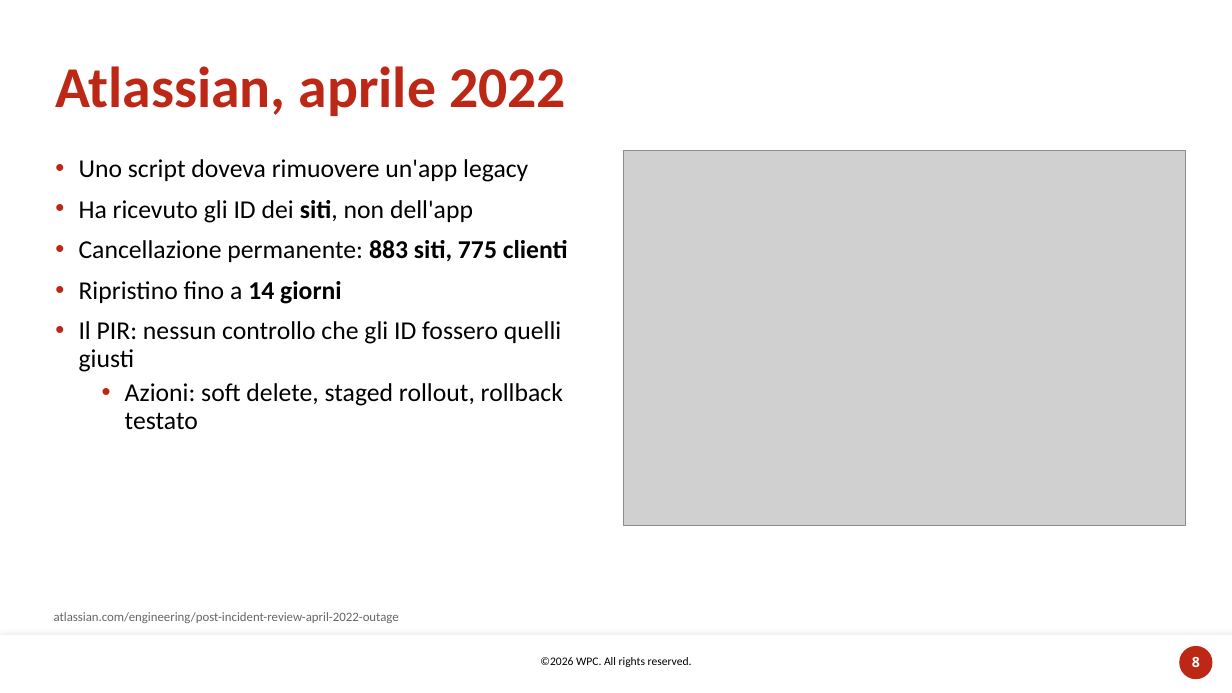
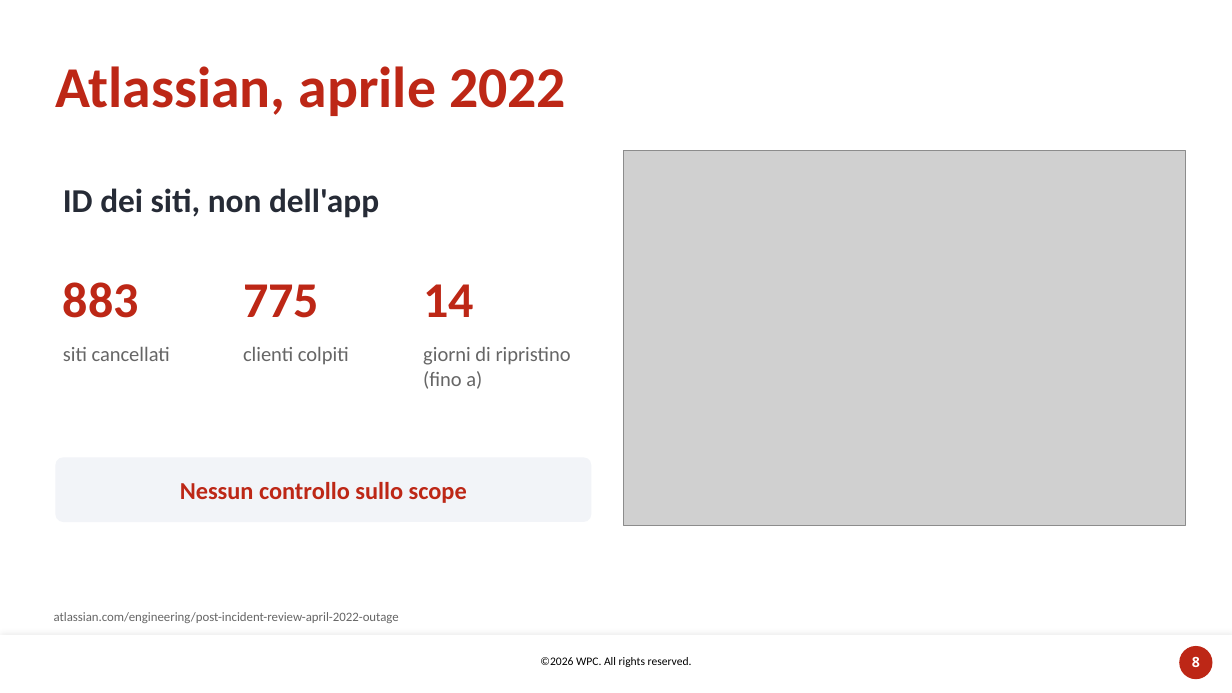
Before and after one commit to carlosacchi/wpc-2026, a slide deck: slide 8 of docs/session/out/WPC2026-Copilot-sotto-controllo.pptx. Drawn at 1232x693 pixels with LibreOffice and Linux fonts; fonts in the diff are those of the drawing; grey boxes stand for pictures; background and template pictures are left out. Boxes give left, top, right and bottom in pixels: in the first picture for what was removed or moved away, otherwise in the second. Text is boxed around its words. In the diff, an @@ line names an element or a change of style, - is before the commit and + after.

```diff
--- a/docs/session/out/WPC2026-Copilot-sotto-controllo.pptx
+++ b/docs/session/out/WPC2026-Copilot-sotto-controllo.pptx
@@ text removed at <box>79,159,568,430</box> @@
-• Uno script doveva rimuovere un'app legacy
-• Ha ricevuto gli ID dei siti, non dell'app
-• Cancellazione permanente: 883 siti, 775 clienti
-• Ripristino fino a 14 giorni
-• Il PIR: nessun controllo che gli ID fossero quelli giusti
-  • Azioni: soft delete, staged rollout, rollback testato
@@ text added at <box>63,188,379,218</box>, 26 pt, text #262B36, bold @@
+ID dei siti, non dell'app
@@ text added at <box>63,282,139,318</box>, 39 pt, text #BD2716, bold @@
+883
@@ text added at <box>243,284,319,318</box>, 39 pt, text #BD2716, bold @@
+775
@@ text added at <box>423,284,474,317</box>, 39 pt, text #BD2716, bold @@
+14
@@ text added at <box>63,347,170,361</box>, 16 pt, text #666666 @@
+siti cancellati
@@ text added at <box>243,347,349,365</box>, 16 pt, text #666666 @@
+clienti colpiti
@@ text added at <box>423,347,571,389</box>, 16 pt, text #666666 @@
+giorni di ripristino
+(fino a)
@@ rounded rectangle added at <box>55,457,592,522</box>, fill #F2F4F8, 19 pt, text #BD2716, bold @@
+Nessun controllo sullo scope
```
Also in this commit, not shown: 12 other slides changed, 6 slides added, 5 slides removed, 4 other files.
